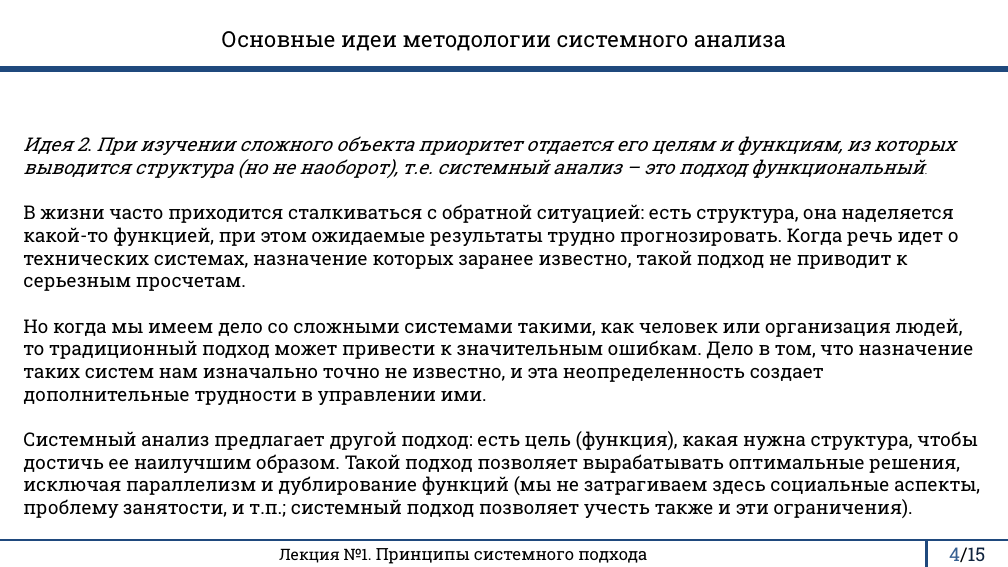
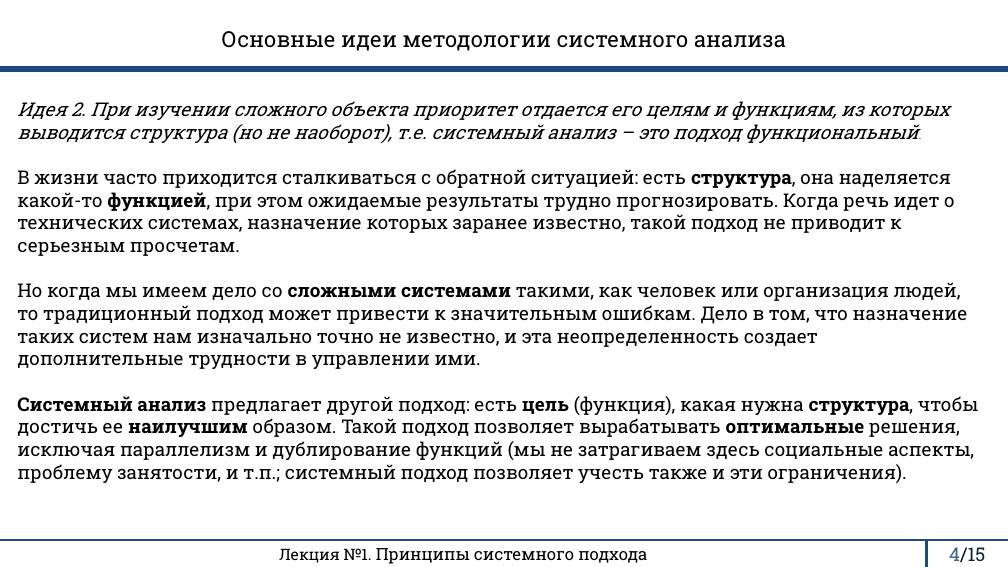
Before and after one commit to rustam-mansurov/cats, a slide deck: slide 4 of Лекции/ОСА/ОСА 1 лекция.pptx. Drawn at 1008x567 pixels with LibreOffice and Linux fonts; fonts in the diff are those of the drawing. Boxes give left, top, right and bottom in pixels: in the first picture for what was removed or moved away, otherwise in the second. Text is boxed around its words. In the diff, an @@ line names an element or a change of style, - is before the commit and + after.

```diff
--- a/Лекции/ОСА/ОСА 1 лекция.pptx
+++ b/Лекции/ОСА/ОСА 1 лекция.pptx
@@ title "Идея 2. При изучении сложного ...": place and size @@
-title "Идея 2. При изучении сложного ..." at [23,136,980,518]
+title "Идея 2. При изучении сложного ..." at [17,101,978,483]
@@ title "Идея 2. При изучении сложного ..." at [17,101,978,483]: bold on in "структура, функцией, сложными системами Системный анализ цел ..." @@
```
Also in this commit, not shown: 6 other slides changed, 5 other files.
